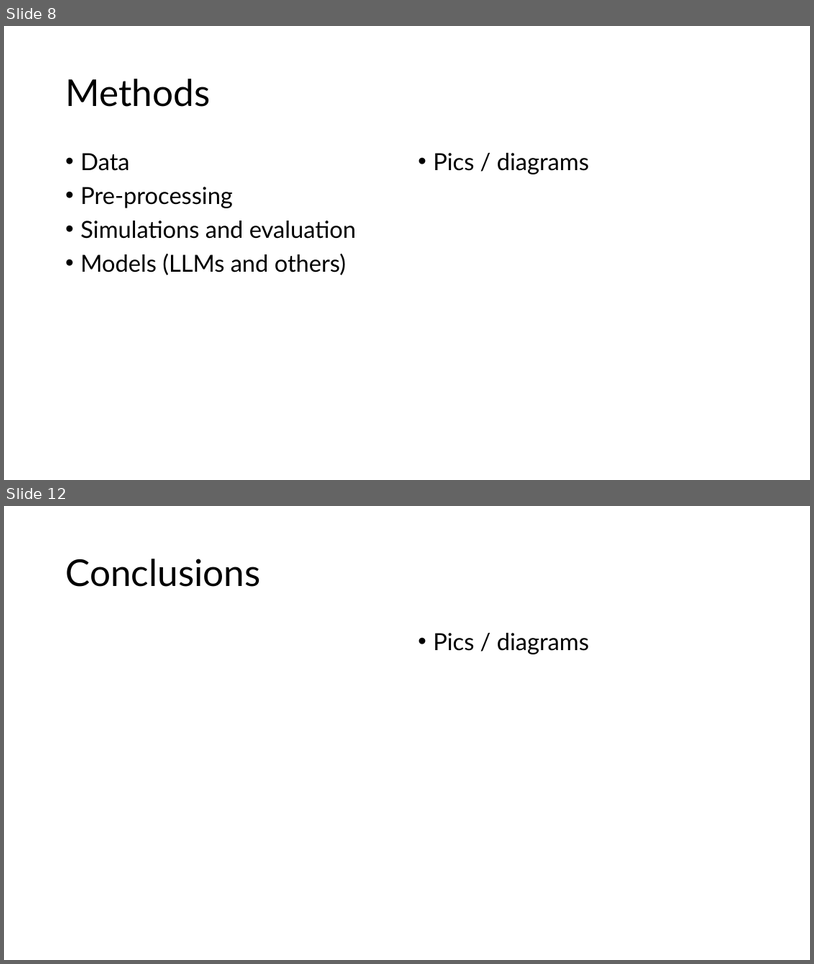
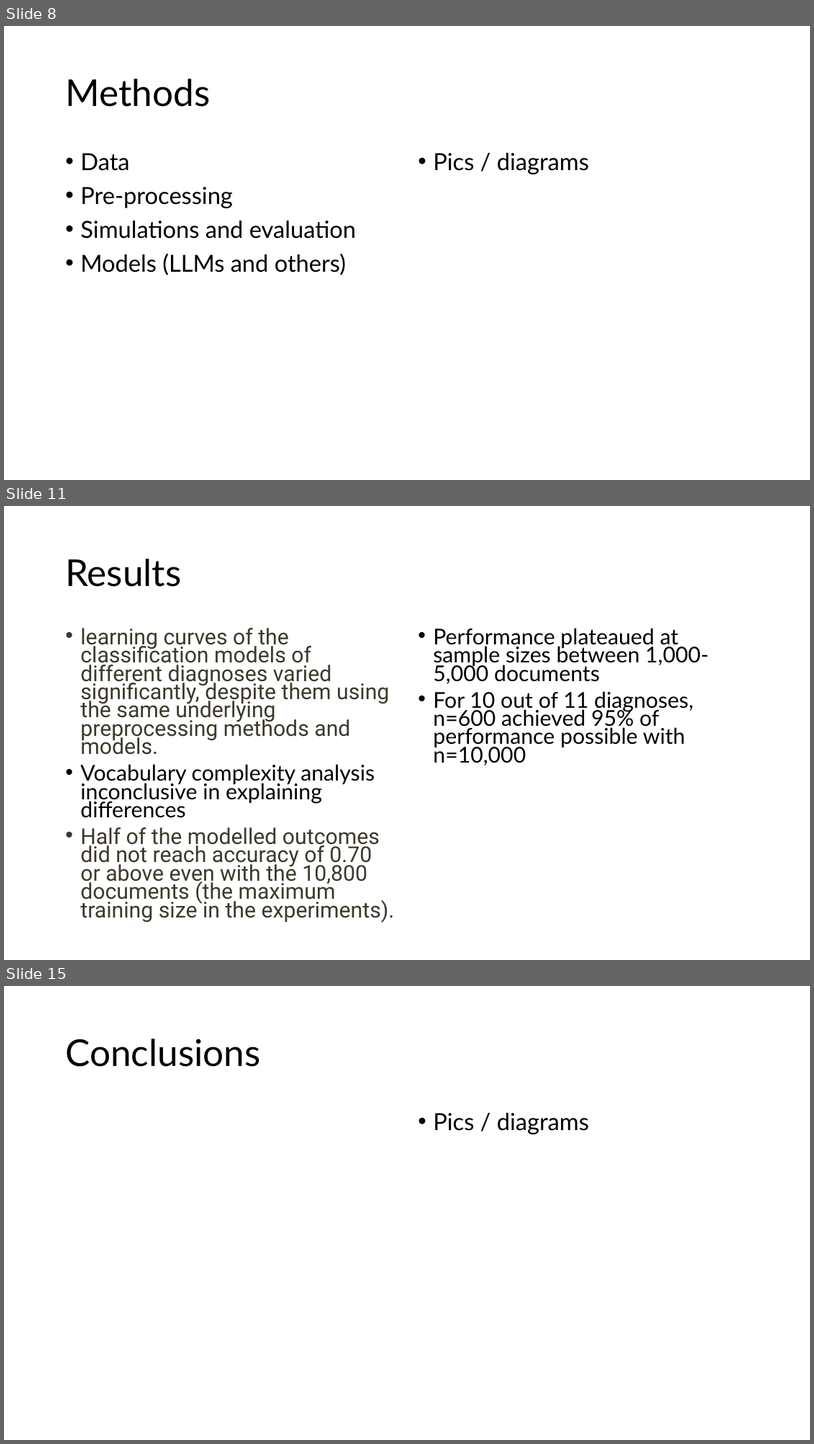
Before and after one commit to dianashams/NLP_sample_size_simulation_study, a slide deck: Determinants of the training corpus size for clinical.pptx. Shown one above the other, each under a label of ours: slides 8 and 12 before the commit, slides 8, 11 and 15 after it; the slides between them are not shown. The pictures are 814x964 and 814x1444 pixels, drawn with LibreOffice and Linux fonts; fonts in the diff are those of the drawing. Boxes give left, top, right and bottom in pixels: in the first picture for what was removed or moved away, otherwise in the second. Text is boxed around its words. In the diff, an @@ line names an element or a change of style, - is before the commit and + after.

```diff
--- a/Determinants of the training corpus size for clinical.pptx
+++ b/Determinants of the training corpus size for clinical.pptx
@@ slide 11 added at (x1=4, y1=506, x2=810, y2=960), background #FFFFFF @@
@@ title added at (x1=65, y1=559, x2=181, y2=587), 44 pt, text #000000 @@
+Results
@@ text added at (x1=80, y1=628, x2=395, y2=922), 25.9 pt, text #3D3929 @@
+• learning curves of the classification models of different diagnoses varied significantly, despite them using the same underlying preprocessing methods and models.
+• Vocabulary complexity analysis inconclusive in explaining differences
+• Half of the modelled outcomes did not reach accuracy of 0.70 or above even with the 10,800 documents (the maximum training size in the experiments).
@@ text added at (x1=433, y1=628, x2=709, y2=765), 25.9 pt, text #000000 @@
+• Performance plateaued at sample sizes between 1,000-5,000 documents
+• For 10 out of 11 diagnoses, n=600 achieved 95% of performance possible with n=10,000
@@ what was slide 12 is now slide 15 @@
```
Also in this commit, not shown: 2 slides changed, 3 other slides added, 1 slide removed.
